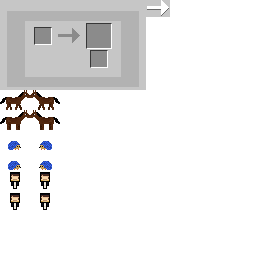
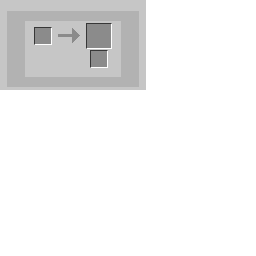
Comparing the layer stacks of the two 256 x 256 images. Changes:
removed layer "Lager 15" over [8,141,52,210]
painted on "Lager 2" over [0,0,170,130]
